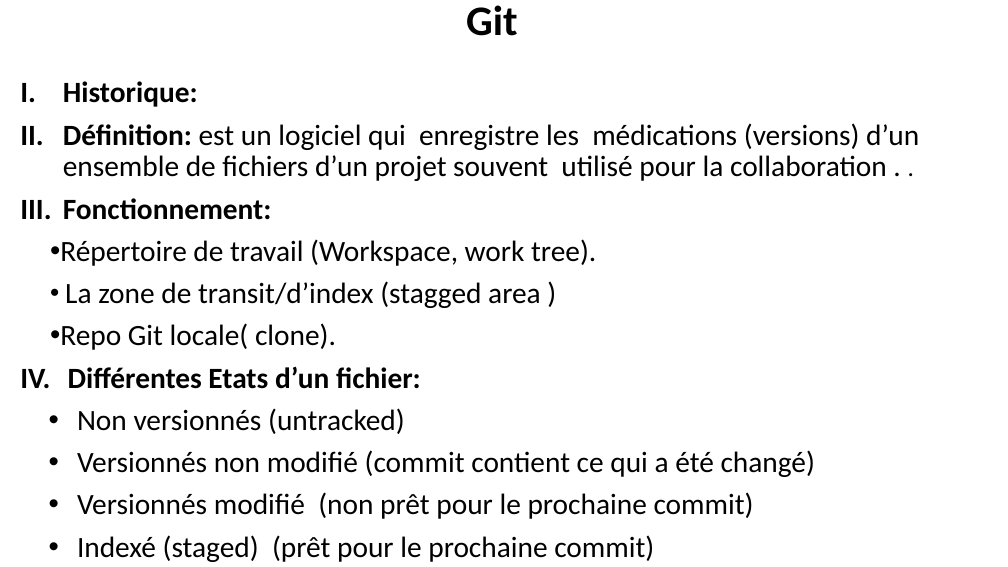
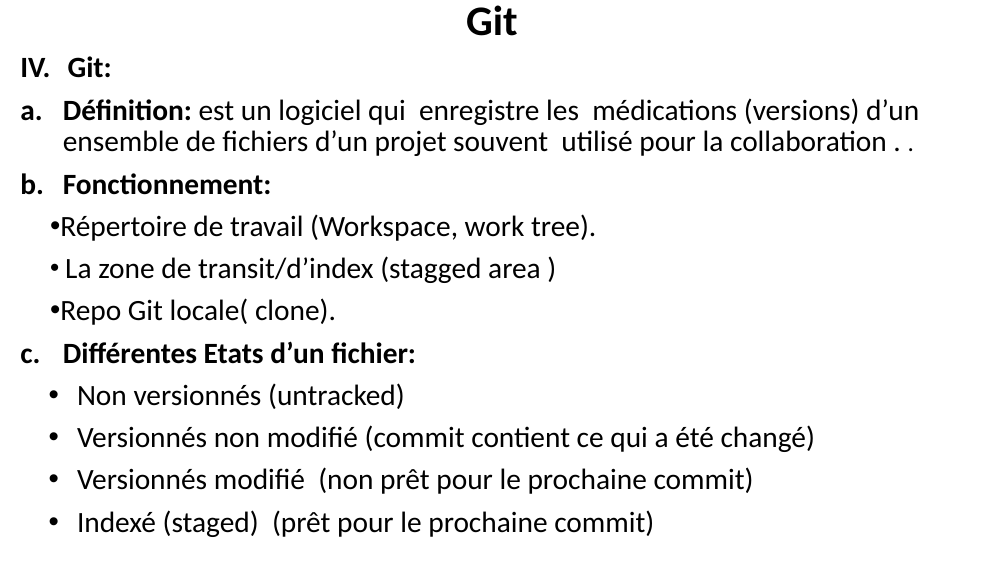
Before and after one commit to belakebiboussad/form, a slide deck: slide 3 of Formation Git.pptx. Drawn at 1008x567 pixels with LibreOffice and Linux fonts; fonts in the diff are those of the drawing. Boxes give left, top, right and bottom in pixels: in the first picture for what was removed or moved away, otherwise in the second. Text is boxed around its words. In the diff, an @@ line names an element or a change of style, - is before the commit and + after.

```diff
--- a/Formation Git.pptx
+++ b/Formation Git.pptx
@@ subtitle "Git:" moved from (x1=60, y1=81, x2=919, y2=562) to (x1=60, y1=56, x2=919, y2=537) @@
@@ subtitle at (x1=68, y1=56, x2=112, y2=78): text changed @@
-I. Historique:
+IV. Git:
@@ subtitle at (x1=63, y1=98, x2=919, y2=364): bullet I. to a. @@
```
Also in this commit, not shown: 6 other slides changed, 4 slides added, 2 slides removed.
